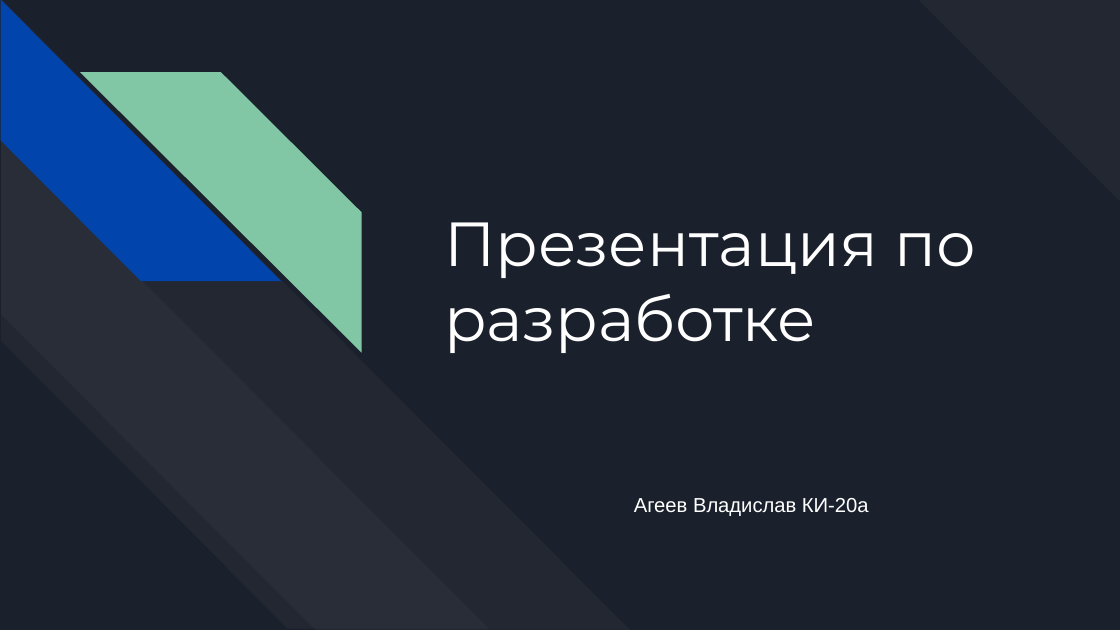
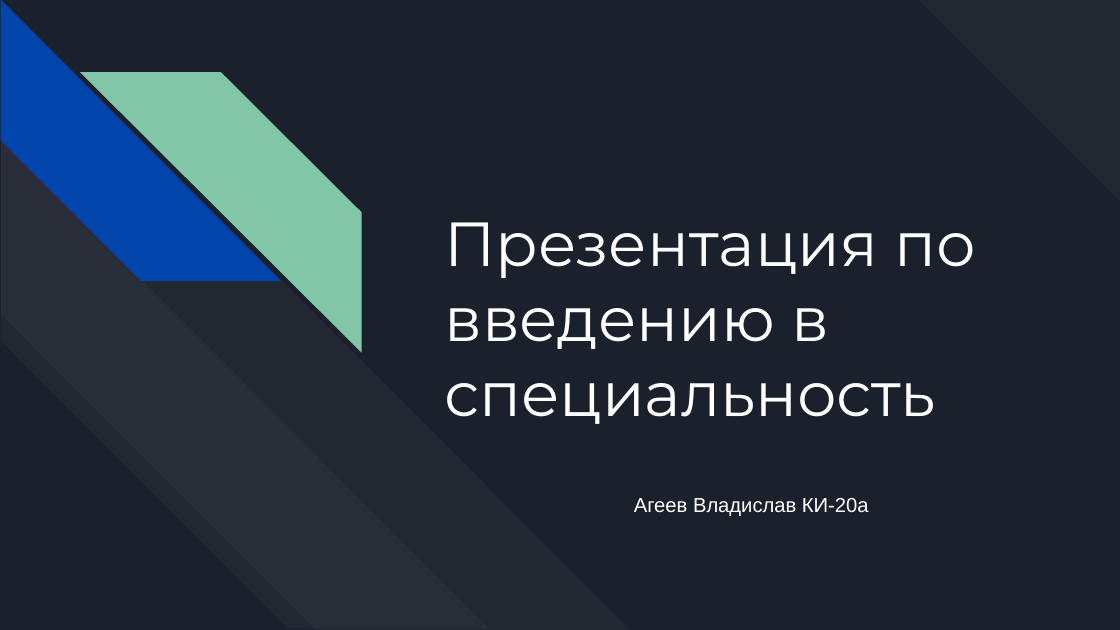
Before and after one commit to mrkelder/mrkelder.github.io, a slide deck: slide 1 of presentation.pptx. Drawn at 1120x630 pixels with LibreOffice and Linux fonts; fonts in the diff are those of the drawing. Boxes give left, top, right and bottom in pixels: in the first picture for what was removed or moved away, otherwise in the second. Text is boxed around its words. In the diff, an @@ line names an element or a change of style, - is before the commit and + after.

```diff
--- a/presentation.pptx
+++ b/presentation.pptx
@@ title at <box>444,222,976,424</box>: text changed @@
-Презентация по разработке
+Презентация по введению в специальность
```
Also in this commit, not shown: 3 other slides changed.
